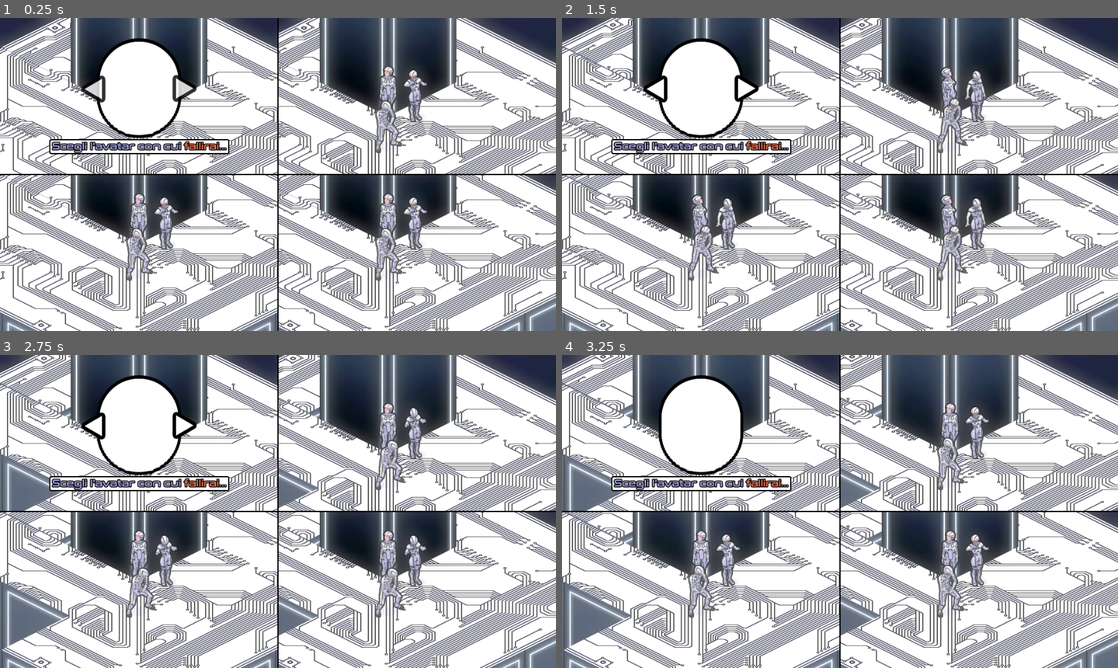
Above: before the commit, frames 1-4 (two rows, left to right).
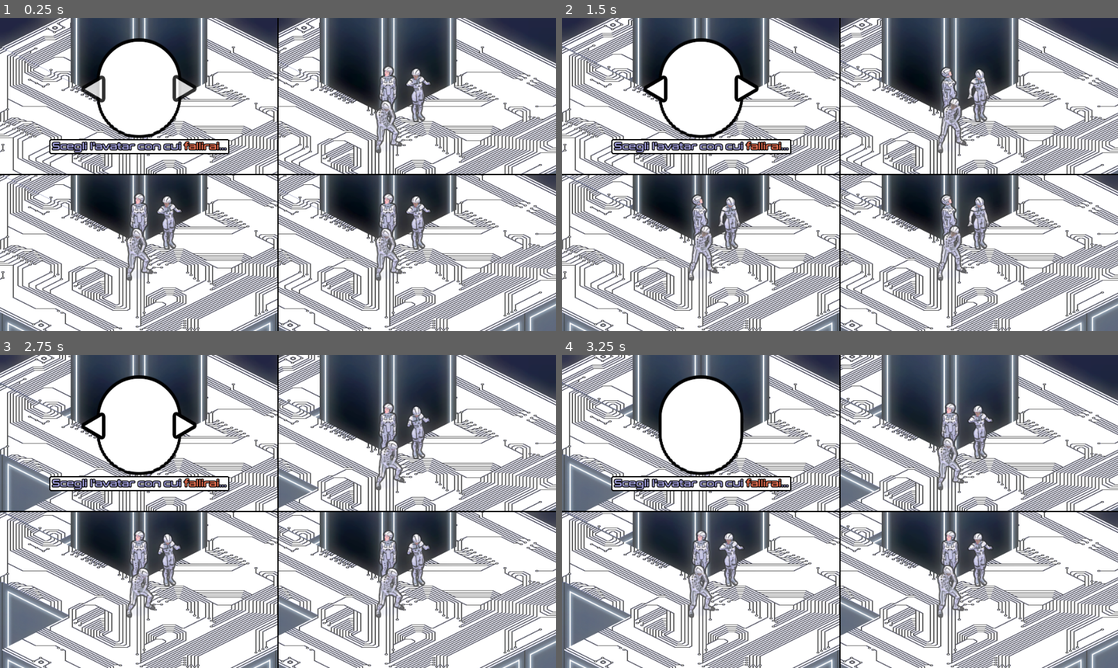
Above: after the commit, the same moments.

Repository: DomestiqueBaston/ERRORE_404_SPRINT_NON_TROVATO
Game: Godot game, scene res://SCENE_AND_SCRIPT/TMP/Test_Split_Screen.tscn
Same seed, same stepped clock (60 frames per second), same inputs: the game is played once before the commit and once after it. The project has no main scene, so this scene is started directly.
Inputs:
- Up to frame 1 (0.25 s): no input
- Up to frame 2 (1.5 s): hold Right (ui_right) 0.53-1.28 s; hold Down (ui_down) from 1.28 s (still down)
- Up to frame 3 (2.75 s): release Down (ui_down) at 2.03 s; hold Right (ui_right) from 2.03 s (still down)
- Up to frame 4 (3.25 s): release Right (ui_right) at 2.78 s; hold Up (ui_up) from 2.78 s (still down)

The runs differ from the first frame. In frame 1, 1.1% of the frame differs, in the area x 27-78%, y 16-74%; in frame 2, 1.2%, in the area x 27-77%, y 16-74%; in frame 3, 1.1%; in frame 4, 1.1%.

Commit message:
Making Woman_B a bit taller...

Diff:
--- a/SCENE_AND_SCRIPT/Woman_A.tscn
+++ b/SCENE_AND_SCRIPT/Woman_A.tscn
@@ -222,6 +222,18 @@
 "update": 0,
 "values": [0.0]
 }
+tracks/12/type = "value"
+tracks/12/imported = false
+tracks/12/enabled = true
+tracks/12/path = NodePath("Papa_Sprite/Runner_Sprite:offset")
+tracks/12/interp = 1
+tracks/12/loop_wrap = true
+tracks/12/keys = {
+"times": PackedFloat32Array(0, 1.4333334),
+"transitions": PackedFloat32Array(1, 1),
+"update": 0,
+"values": [Vector2(-29, -58), Vector2(-29, -58)]
+}
 
 [sub_resource type="Animation" id="Animation_6u6kr"]
 resource_name = "Death_180"
@@ -383,6 +395,18 @@
 "transitions": PackedFloat32Array(1),
 "update": 0,
 "values": [0.0]
+}
+tracks/12/type = "value"
+tracks/12/imported = false
+tracks/12/enabled = true
+tracks/12/path = NodePath("Papa_Sprite/Runner_Sprite:offset")
+tracks/12/interp = 1
+tracks/12/loop_wrap = true
+tracks/12/keys = {
+"times": PackedFloat32Array(0, 1.4333334),
+"transitions": PackedFloat32Array(1, 1),
+"update": 0,
+"values": [Vector2(-29, -58), Vector2(-29, -58)]
 }
 
 [sub_resource type="Animation" id="Animation_bpqq7"]
--- a/SCENE_AND_SCRIPT/Woman_B.tscn
+++ b/SCENE_AND_SCRIPT/Woman_B.tscn
@@ -223,6 +223,18 @@
 "update": 0,
 "values": [0.0]
 }
+tracks/12/type = "value"
+tracks/12/imported = false
+tracks/12/enabled = true
+tracks/12/path = NodePath("Papa_Sprite/Runner_Sprite:offset")
+tracks/12/interp = 1
+tracks/12/loop_wrap = true
+tracks/12/keys = {
+"times": PackedFloat32Array(0, 1.4333334),
+"transitions": PackedFloat32Array(1, 1),
+"update": 0,
+"values": [Vector2(-5, -44), Vector2(-5, -44)]
+}
 
 [sub_resource type="Animation" id="Animation_6u6kr"]
 resource_name = "Death_180"
@@ -792,7 +804,7 @@
 "times": PackedFloat32Array(0, 3.33333),
 "transitions": PackedFloat32Array(1, 1),
 "update": 0,
-"values": [Vector2(-5, -44), Vector2(-5, -44)]
+"values": [Vector2(0, -44), Vector2(0, -44)]
 }
 tracks/6/type = "value"
 tracks/6/imported = false
@@ -1459,7 +1471,7 @@
 "times": PackedFloat32Array(0, 0.6),
 "transitions": PackedFloat32Array(1, 1),
 "update": 0,
-"values": [Vector2(-2.5, -44), Vector2(-2.5, -44)]
+"values": [Vector2(0, -44), Vector2(0, -44)]
 }
 tracks/7/type = "audio"
 tracks/7/imported = false
@@ -1642,7 +1654,7 @@
 "times": PackedFloat32Array(0, 0.6),
 "transitions": PackedFloat32Array(1, 1),
 "update": 0,
-"values": [Vector2(2.5, -44), Vector2(2.5, -44)]
+"values": [Vector2(0, -44), Vector2(0, -44)]
 }
 tracks/7/type = "audio"
 tracks/7/imported = false
@@ -2084,7 +2096,7 @@
 "times": PackedFloat32Array(0, 0.66666335),
 "transitions": PackedFloat32Array(1, 1),
 "update": 0,
-"values": [Vector2(2.5, -44), Vector2(2.5, -44)]
+"values": [Vector2(0, -44), Vector2(0, -44)]
 }
 tracks/6/type = "value"
 tracks/6/imported = false
@@ -2233,7 +2245,7 @@
 "times": PackedFloat32Array(0, 0.66666335),
 "transitions": PackedFloat32Array(1, 1),
 "update": 0,
-"values": [Vector2(2.5, -44), Vector2(2.5, -44)]
+"values": [Vector2(0, -44), Vector2(0, -44)]
 }
 tracks/6/type = "value"
 tracks/6/imported = false
Binary file changed: IMAGE/RUNNER/WOMAN_B/Woman_B_Sprite_Sheet.png
